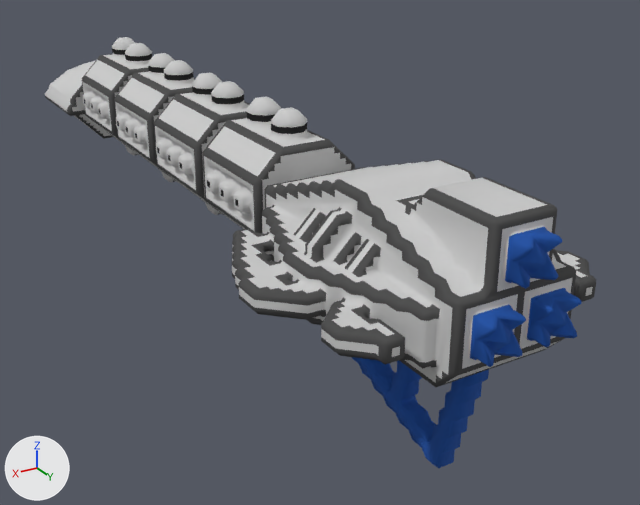
A saved change to the OBJ model src/jsMain/resources/meshes/diadochi-5-aedon-class.obj.
Both versions are drawn from a 50 mm lens placed at (62.2, 139.5, 70.1), pointed at (-13.3, 13.8, 7.3). The lights are fixed; the arrows at lower left show +X, +Y and +Z. Where no turn or scale is listed for an object, it has been applied to the vertices.

In view in the first picture: 'diadochi-5-aedon-class'.
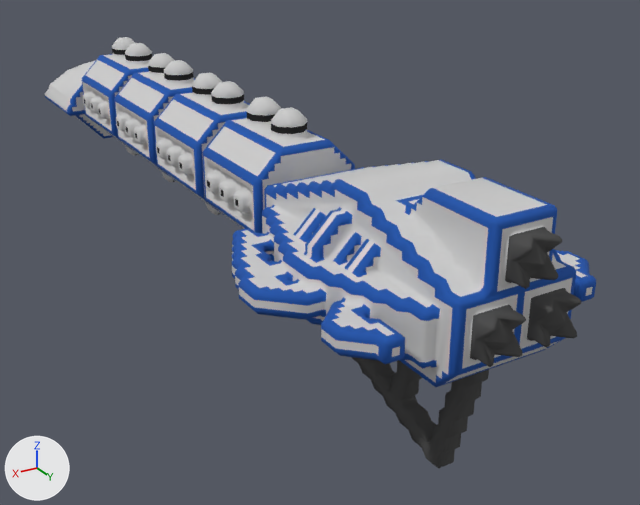
The newer file is also turned or shifted as a whole; pictures and numbers use the older file's frame.

The edits, one by one:
me_diadochi_5_aedon_class is used by ob_diadochi_5_aedon_class; location (0.0, 0.0, 0.0).
me_diadochi_5_aedon_class had 6814 vertices, 12824 faces and spanned x -22.0..22.0, y -81.0..80.0, z 0.0..38.0.
me_diadochi_5_aedon_class now has 6812 vertices, 12831 faces and spans x -22.0..22.0, y -81.0..80.0, z 0.0..38.0.
me_diadochi_5_aedon_class part 1: 276 vertices moved within x -20.0..20.0, y -81.0..80.0, z 12.0..37.0; 665 vertices removed from x -20.0..20.0, y -81.0..80.0, z 0.0..38.0; 663 vertices added at x -21.0..21.0, y -81.0..80.0, z 0.0..38.0.
me_diadochi_5_aedon_class part 2: 2041 kept faces spanning x -22.0..22.0, y -81.0..80.0, z 0.0..38.0 get new texture (UV) coordinates.

Where the change shows, as pixel boxes [x1, y1, x2, y2] in the pictures (640 x 505 px; the box of a moved part takes in the faces that stretch with it):
part 1 of me_diadochi_5_aedon_class, moved or reshaped
    before: [45, 52, 590, 462]
    after: [45, 39, 581, 468]
part 2 of me_diadochi_5_aedon_class, surface changed
    both: [49, 54, 596, 468]
